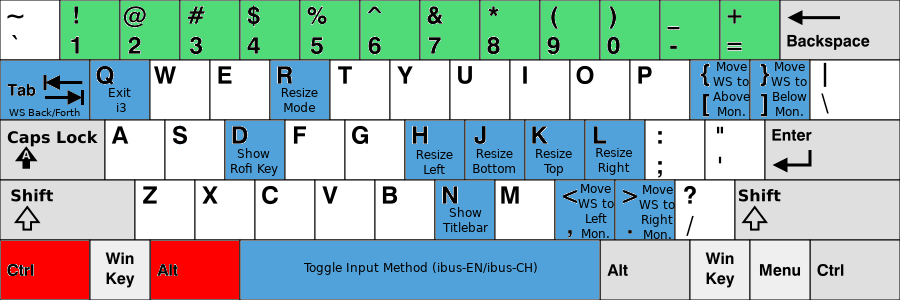
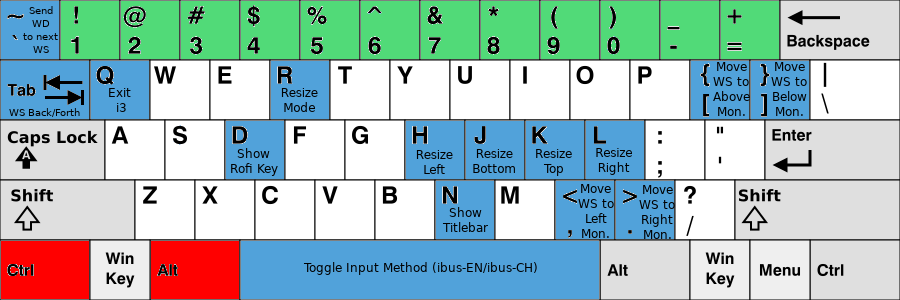
Before/after of a (900, 300) layered artwork. What changed in the layer stack:
added layer "Send ..." above "KB_United_States-NoAltGr.svg" over [23, 6, 58, 53]
painted on "KB_United_States-NoAltGr.svg" over [1, 1, 59, 59]
